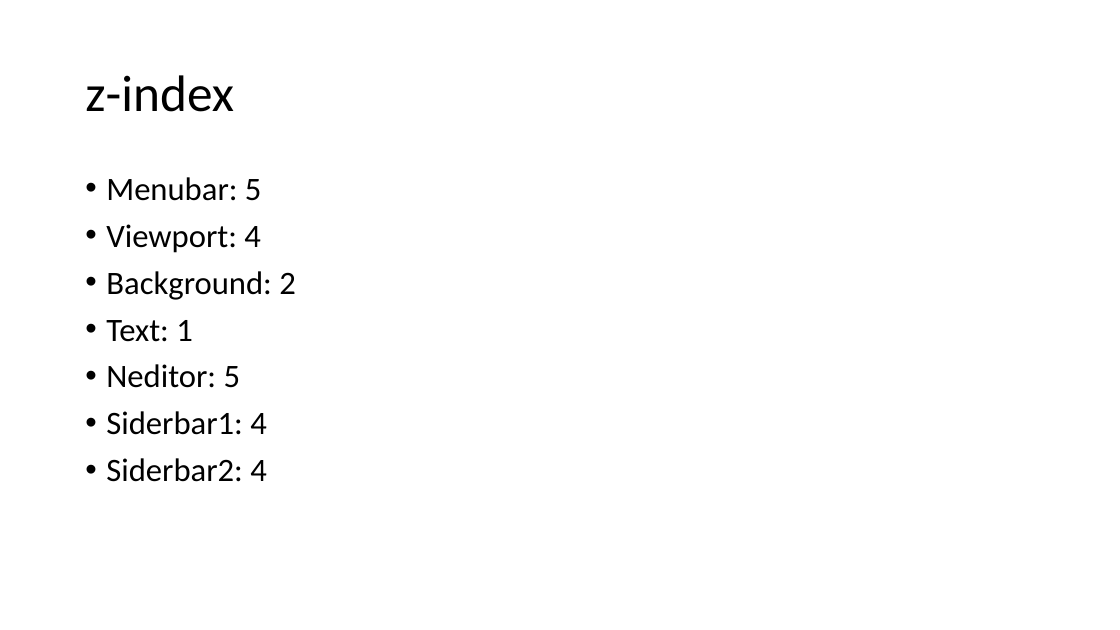
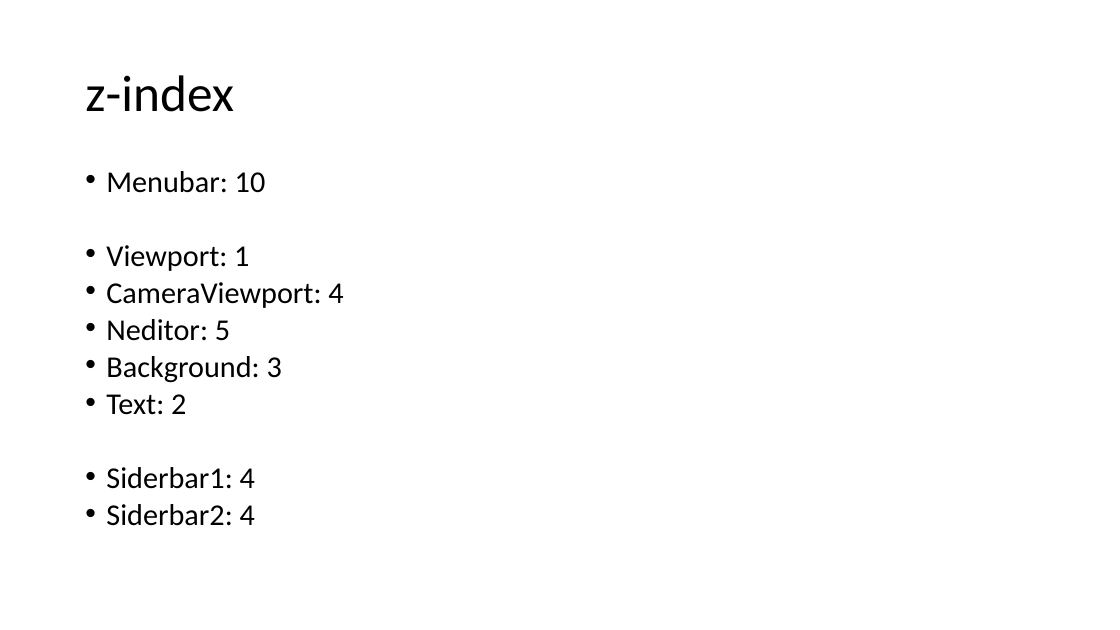
Before and after one commit to zhaozj89/Live-Emoji, a slide deck: slide 1 of doc/diagram.pptx. Drawn at 1120x630 pixels with LibreOffice and Linux fonts; fonts in the diff are those of the drawing. Boxes give left, top, right and bottom in pixels: in the first picture for what was removed or moved away, otherwise in the second. Text is boxed around its words. In the diff, an @@ line names an element or a change of style, - is before the commit and + after.

```diff
--- a/doc/diagram.pptx
+++ b/doc/diagram.pptx
@@ text at (x1=106, y1=171, x2=343, y2=308): text changed; size 28 to 25.9 pt @@
-• Menubar: 5
-• Viewport: 4
-• Background: 2
-• Text: 1
+• Menubar: 10
+• Viewport: 1
+• CameraViewport: 4
@@ text at (x1=106, y1=319, x2=255, y2=526): size 28 to 25.9 pt in "Neditor: 5", "Siderbar1: 4", "Siderbar2: 4"; line spacing 0.9 to 0.7 @@
@@ text at (x1=106, y1=356, x2=282, y2=415): paragraphs added @@
+• Background: 3
+• Text: 2
```
Also in this commit, not shown: 7 other files.
